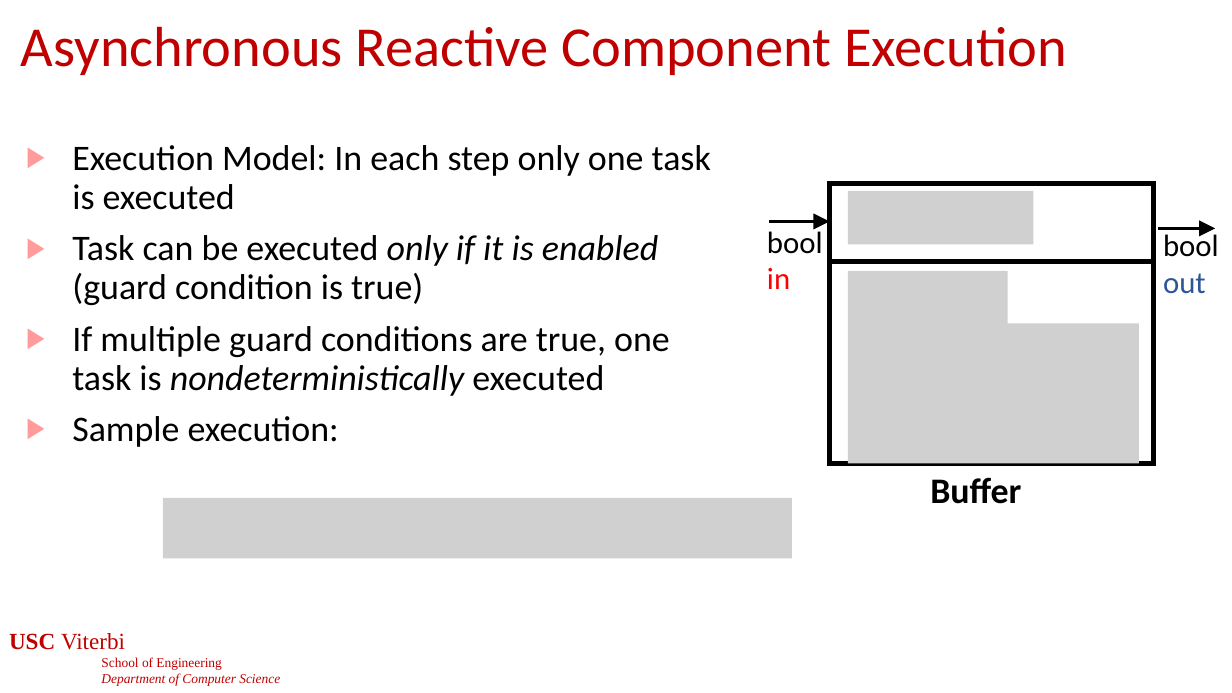
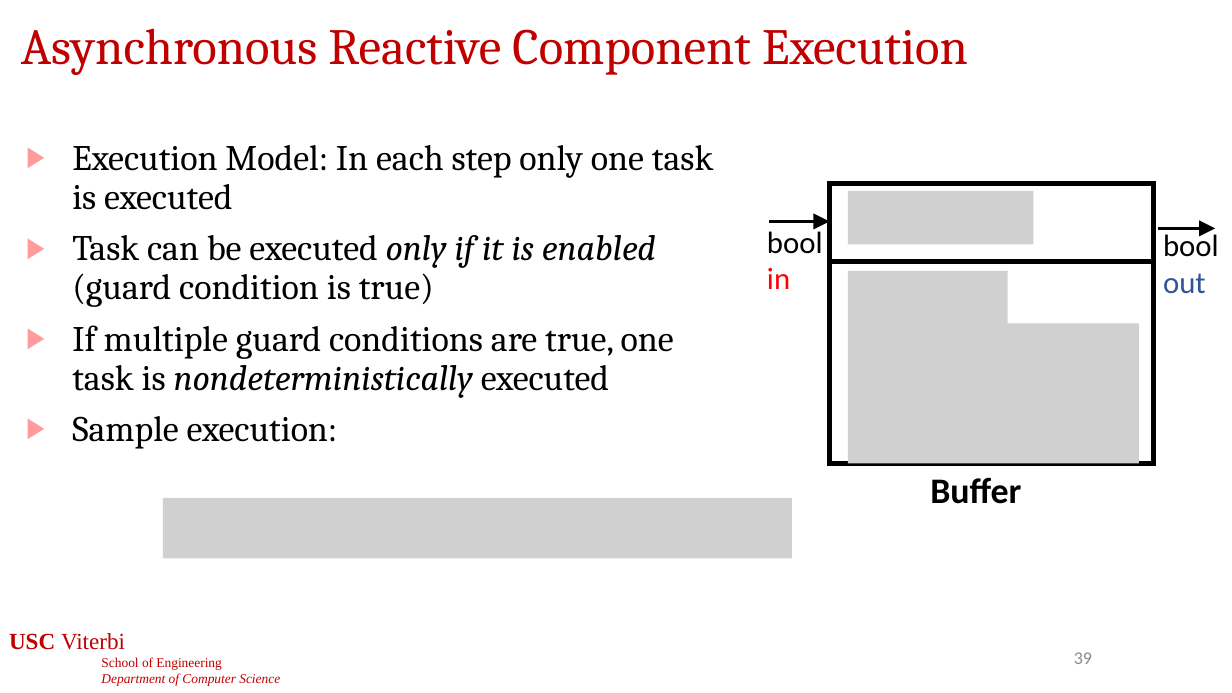
Before and after one commit to jdeshmukh/jdeshmukh.github.io, a slide deck: slide 39 of teaching/cs513-autocps-fall-2026/slides/2-ModelsOfComputation.pptx. Drawn at 1232x693 pixels with LibreOffice and Linux fonts; fonts in the diff are those of the drawing; grey boxes stand for pictures; background and template pictures are left out. Boxes give left, top, right and bottom in pixels: in the first picture for what was removed or moved away, otherwise in the second. Text is boxed around its words. In the diff, an @@ line names an element or a change of style, - is before the commit and + after.

```diff
--- a/teaching/cs513-autocps-fall-2026/slides/2-ModelsOfComputation.pptx
+++ b/teaching/cs513-autocps-fall-2026/slides/2-ModelsOfComputation.pptx
@@ title "Asynchronous Reactive Component Execution" at bbox=[21, 28, 968, 75]: size 44 to 39.6 pt, font Calibri to Cambria @@
@@ text "Execution Model: In each step ..." at bbox=[72, 145, 713, 449]: font Calibri to Cambria @@
@@ page number added at bbox=[1074, 652, 1092, 664], 14 pt, text #8C8C8C @@
+39
```
Also in this commit, not shown: 46 other slides changed, 1 slide added, 1 other file.
